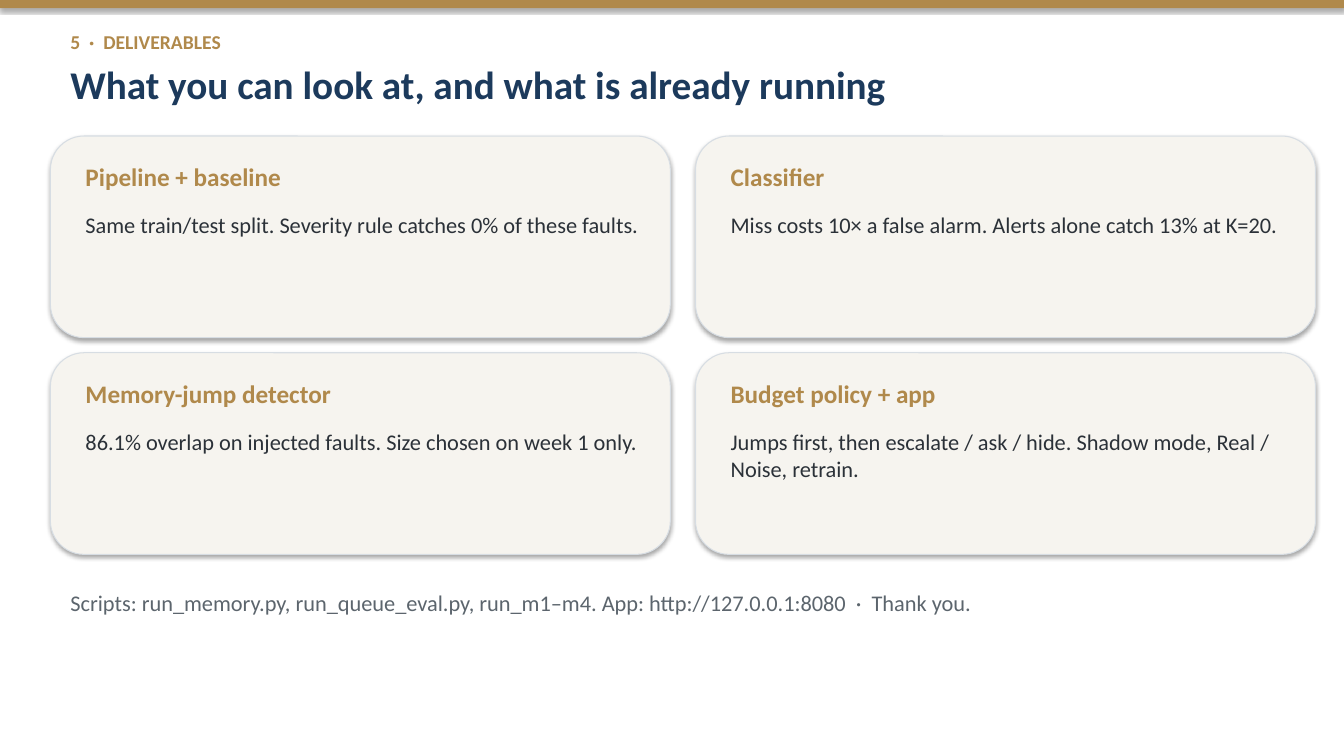
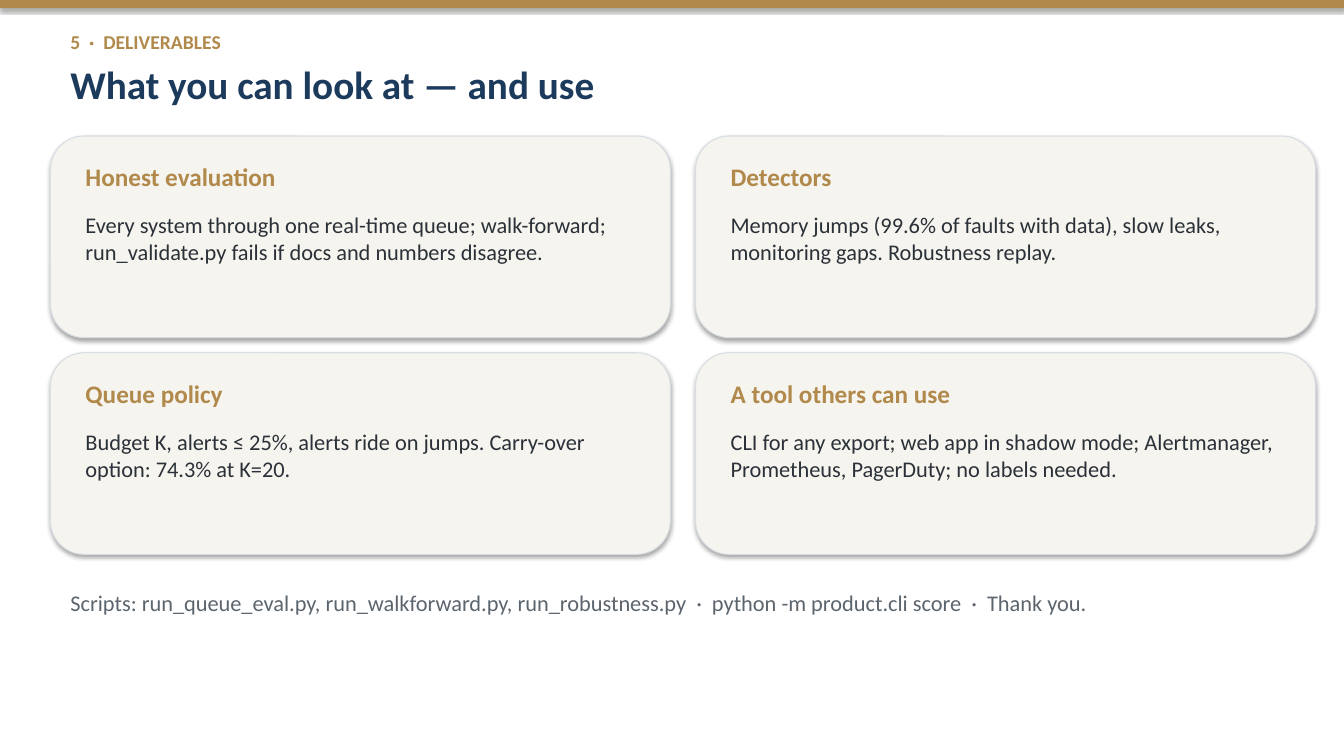
Before and after one commit to amamsy90/alert-fatigue-reduction, a slide deck: slide 5 of Alert_Fatigue_Proposal_Rehearsal.pptx. Drawn at 1344x756 pixels with LibreOffice and Linux fonts; fonts in the diff are those of the drawing. Boxes give left, top, right and bottom in pixels: in the first picture for what was removed or moved away, otherwise in the second. Text is boxed around its words. In the diff, an @@ line names an element or a change of style, - is before the commit and + after.

```diff
--- a/Alert_Fatigue_Proposal_Rehearsal.pptx
+++ b/Alert_Fatigue_Proposal_Rehearsal.pptx
@@ text at box(70, 71, 594, 105): text changed @@
-What you can look at, and what is already running
+What you can look at — and use
@@ text at box(85, 168, 275, 186): text changed @@
-Pipeline + baseline
+Honest evaluation
@@ text at box(731, 169, 832, 186): text changed @@
-Classifier
+Detectors
@@ text at box(85, 217, 606, 264): text changed @@
-Same train/test split. Severity rule catches 0% of these faults.
+Every system through one real-time queue; walk-forward; run_validate.py fails if docs and numbers disagree.
@@ text at box(731, 217, 1220, 264): text changed @@
-Miss costs 10× a false alarm. Alerts alone catch 13% at K=20.
+Memory jumps (99.6% of faults with data), slow leaks, monitoring gaps. Robustness replay.
@@ text at box(85, 385, 223, 407): text changed @@
-Memory-jump detector
+Queue policy
@@ text at box(731, 385, 950, 403): text changed @@
-Budget policy + app
+A tool others can use
@@ text at box(85, 434, 585, 481): text changed @@
-86.1% overlap on injected faults. Size chosen on week 1 only.
+Budget K, alerts ≤ 25%, alerts ride on jumps. Carry-over option: 74.3% at K=20.
@@ text at box(731, 434, 1272, 481): text changed @@
-Jumps first, then escalate / ask / hide. Shadow mode, Real / Noise, retrain.
+CLI for any export; web app in shadow mode; Alertmanager, Prometheus, PagerDuty; no labels needed.
@@ text at box(70, 595, 1086, 615): text changed @@
-Scripts: run_memory.py, run_queue_eval.py, run_m1–m4. App: http://127.0.0.1:8080 · Thank you.
+Scripts: run_queue_eval.py, run_walkforward.py, run_robustness.py · python -m product.cli score · Thank you.
```
Also in this commit, not shown: 3 other slides changed, 57 other files.
